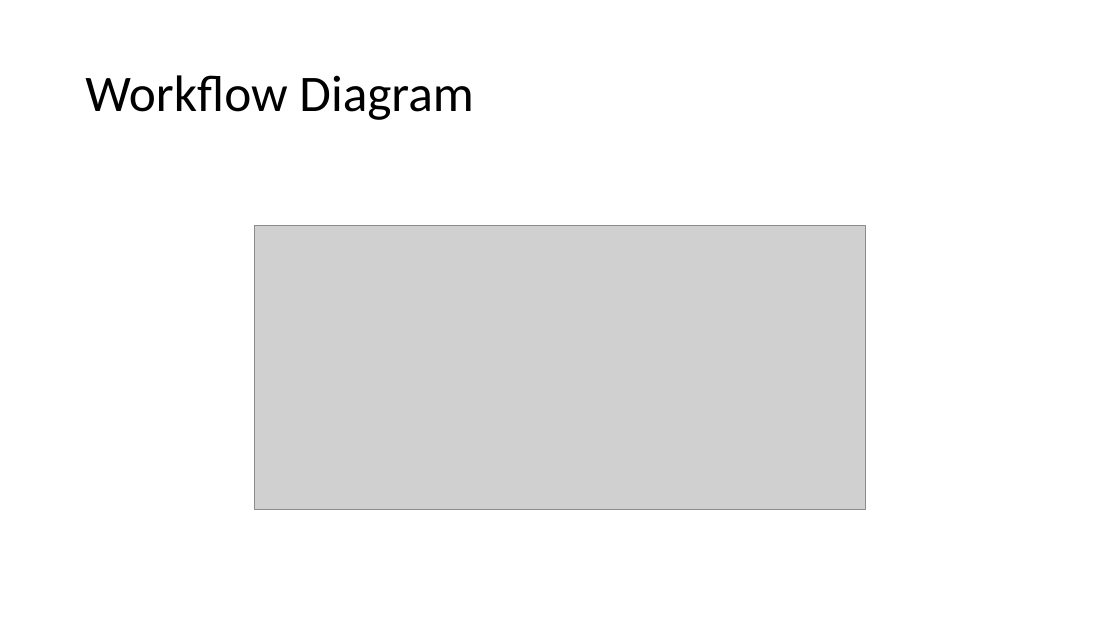
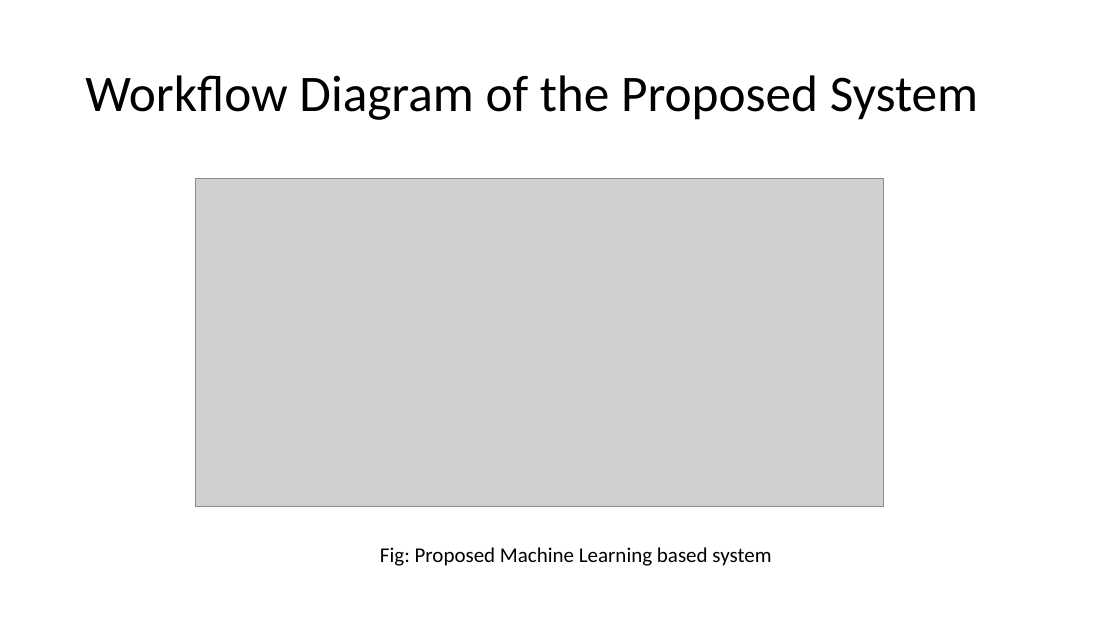
Before and after one commit to IkramulMurad/Face-detection, a slide deck: slide 13 of Book/Facial Key-points Detection.pptx (slide 11 before the commit). Drawn at 1120x630 pixels with LibreOffice and Linux fonts; fonts in the diff are those of the drawing; grey boxes stand for pictures. Boxes give left, top, right and bottom in pixels: in the first picture for what was removed or moved away, otherwise in the second. Text is boxed around its words. In the diff, an @@ line names an element or a change of style, - is before the commit and + after.

```diff
--- a/Book/Facial Key-points Detection.pptx
+++ b/Book/Facial Key-points Detection.pptx
@@ title at <box>85,75,978,120</box>: text changed @@
-Workflow Diagram
+Workflow Diagram of the Proposed System
@@ picture: place and size @@
-picture at <box>255,226,865,510</box>
+picture at <box>195,179,884,507</box>
@@ text added at <box>380,547,771,566</box>, 18 pt, text #000000 @@
+Fig: Proposed Machine Learning based system
```
Also in this commit, not shown: 10 other slides changed, 5 slides added.
